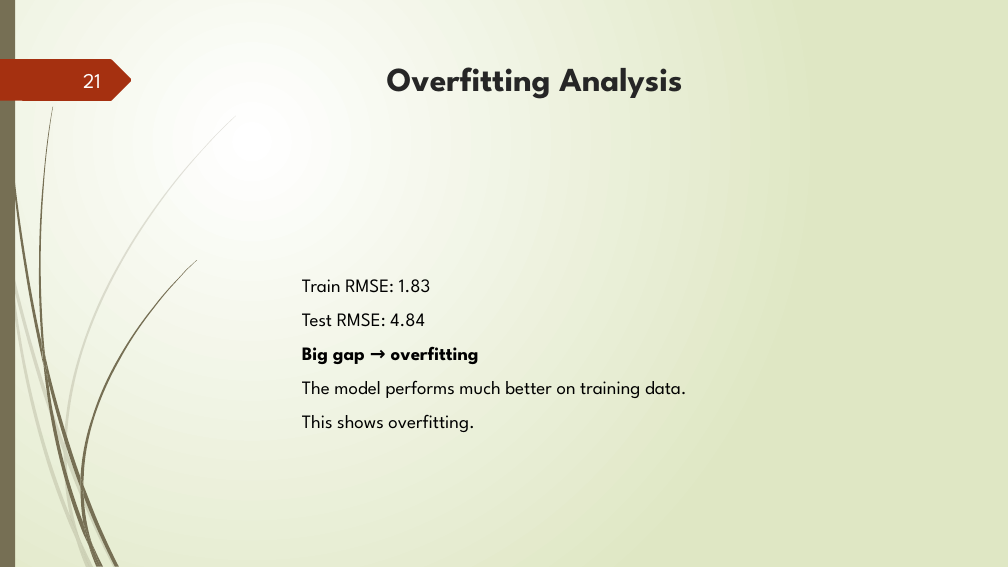
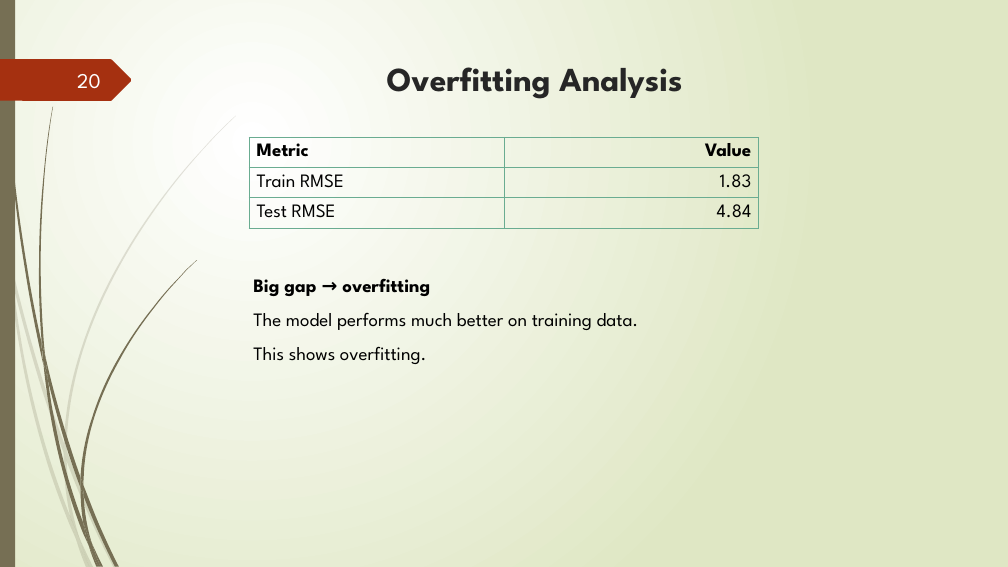
Before and after one commit to ruslan-durrani/herts-ds-project-24079307, a slide deck: slide 20 of Presentation Document ppt.pptx (slide 21 before the commit). Drawn at 1008x567 pixels with LibreOffice and Linux fonts; fonts in the diff are those of the drawing. Boxes give left, top, right and bottom in pixels: in the first picture for what was removed or moved away, otherwise in the second. Text is boxed around its words. In the diff, an @@ line names an element or a change of style, - is before the commit and + after.

```diff
--- a/Presentation Document ppt.pptx
+++ b/Presentation Document ppt.pptx
@@ page number at bbox=[77, 74, 101, 89]: text changed @@
-21
+20
@@ table added at bbox=[249, 138, 758, 228], 3 rows, 2 columns @@
+Metric | Value
+Train RMSE | 1.83
+Test RMSE | 4.84
@@ text "Big gap → overfitting": place and size @@
-text "Big gap → overfitting" at bbox=[302, 279, 687, 432]
+text "Big gap → overfitting" at bbox=[253, 278, 639, 364]
@@ text at bbox=[302, 279, 431, 327]: paragraph removed @@
-Train RMSE: 1.83
-Test RMSE: 4.84
```
Also in this commit, not shown: 12 other slides changed, 3 slides added, 4 slides removed, 1 other file.
